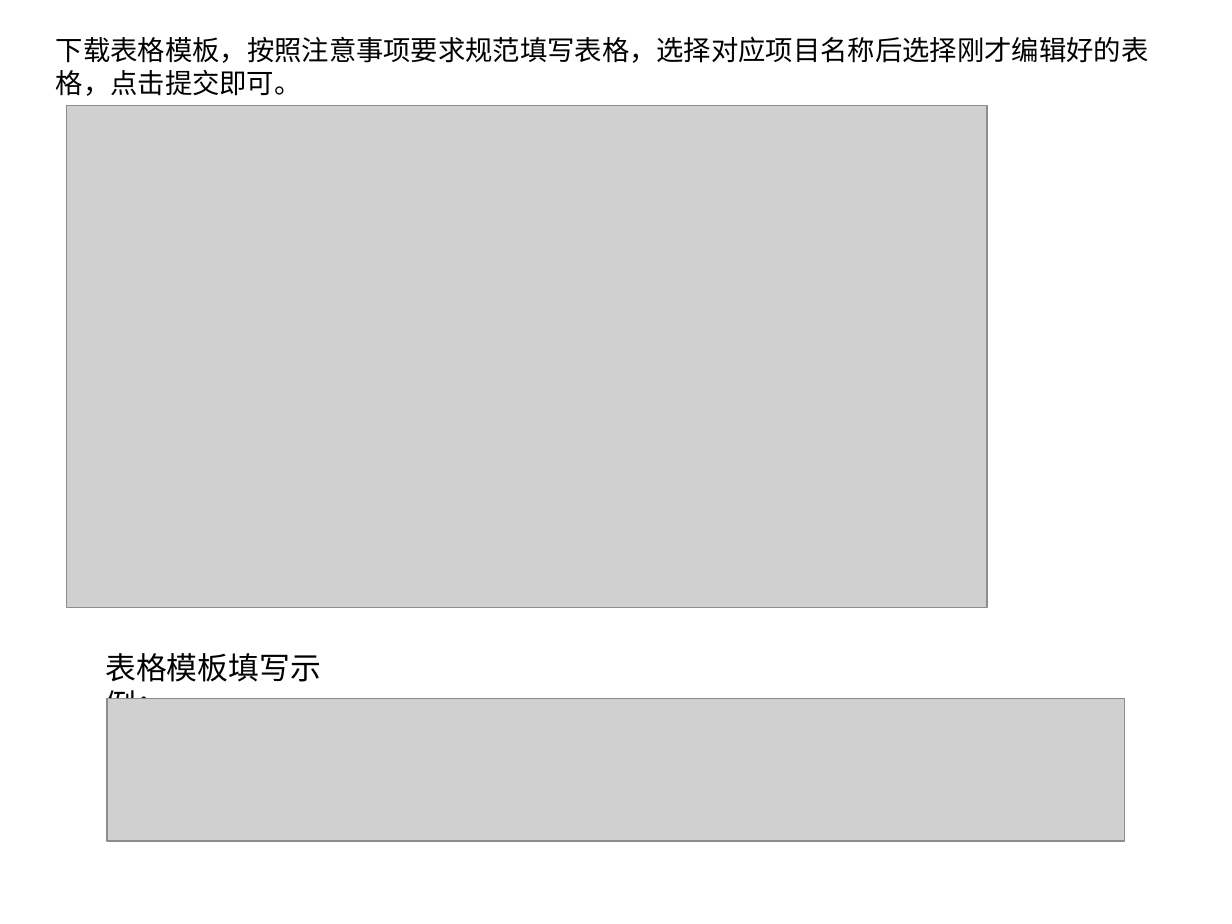
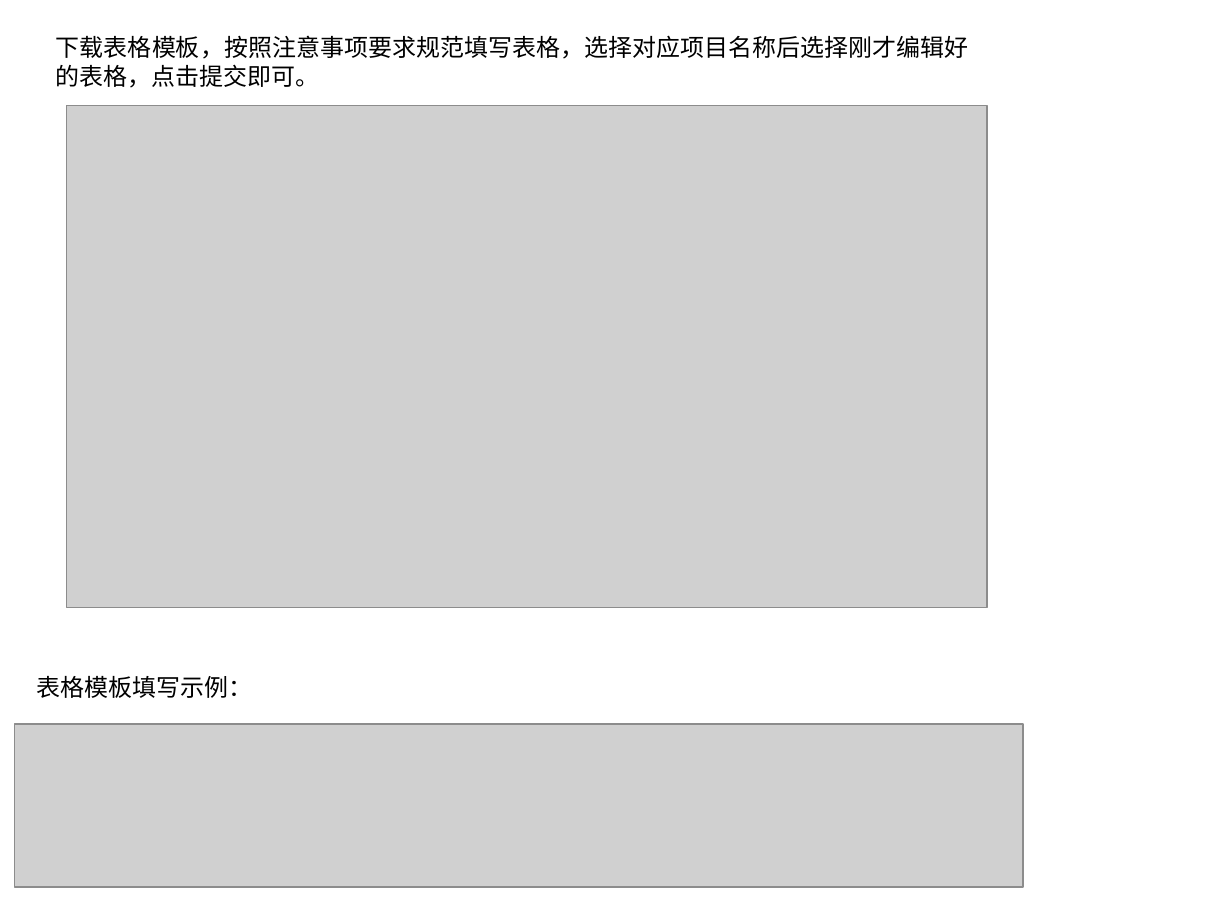
Before and after one commit to csdusunlight/qudao, a slide deck: slide 11 of static/download/福利联盟新人指南.ppt. Drawn at 1232x924 pixels with LibreOffice and Linux fonts; fonts in the diff are those of the drawing; grey boxes stand for pictures; background and template pictures are left out. Boxes give left, top, right and bottom in pixels: in the first picture for what was removed or moved away, otherwise in the second. Text is boxed around its words. In the diff, an @@ line names an element or a change of style, - is before the commit and + after.

```diff
--- a/static/download/福利联盟新人指南.ppt
+++ b/static/download/福利联盟新人指南.ppt
@@ text "下载表格模板，按照注意事项要求规范填写表格，选择对应项目名称后选择刚才编辑好的表格，点击提交即可。" at <box>56,35,969,88</box>: size 16 to 14 pt @@
@@ text "表格模板填写示例：": place and size @@
-text "表格模板填写示例：" at <box>105,653,321,724</box>
+text "表格模板填写示例：" at <box>36,676,252,698</box>
@@ text "表格模板填写示例：" at <box>36,676,252,698</box>: size 18 to 14 pt @@
@@ picture: place and size @@
-picture at <box>107,699,1125,841</box>
+picture at <box>15,724,1024,887</box>
```
Also in this commit, not shown: 9 other slides changed, 8 slides added, 4 slides removed, 4 other files.
